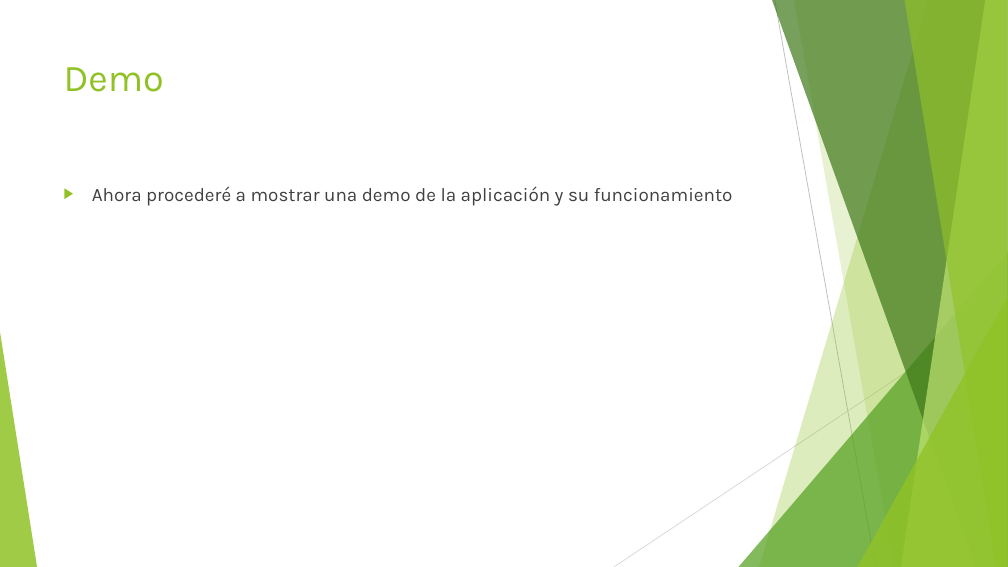
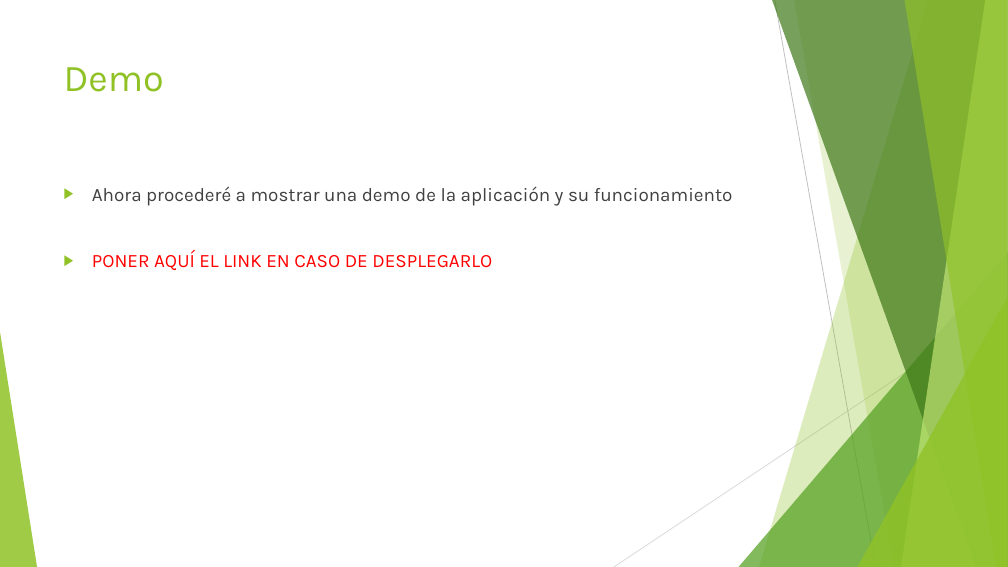
Before and after one commit to AlVelRap/dietario, a slide deck: slide 9 of Presentacion y memorias/Gestor de Dietas.pptx. Drawn at 1008x567 pixels with LibreOffice and Linux fonts; fonts in the diff are those of the drawing. Boxes give left, top, right and bottom in pixels: in the first picture for what was removed or moved away, otherwise in the second. Text is boxed around its words. In the diff, an @@ line names an element or a change of style, - is before the commit and + after.

```diff
--- a/Presentacion y memorias/Gestor de Dietas.pptx
+++ b/Presentacion y memorias/Gestor de Dietas.pptx
@@ text at [92,250,492,270]: paragraph added @@
+▶ PONER AQUÍ EL LINK EN CASO DE DESPLEGARLO
```
Also in this commit, not shown: 5 other slides changed, 30 other files.
